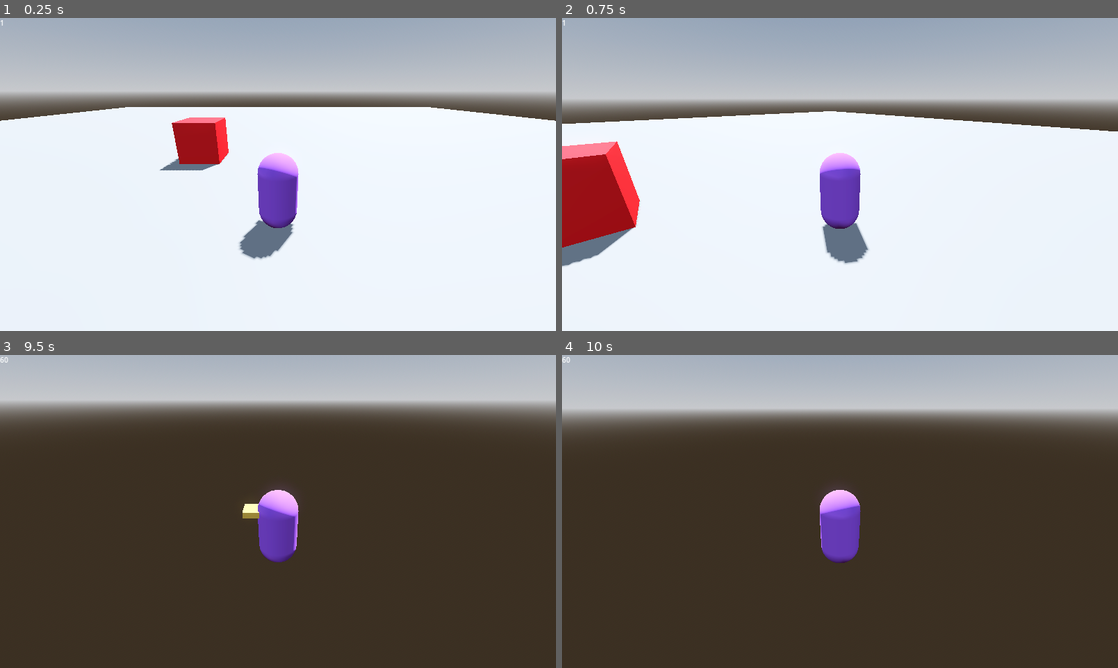
Above: before the commit, frames 1-4 (two rows, left to right).
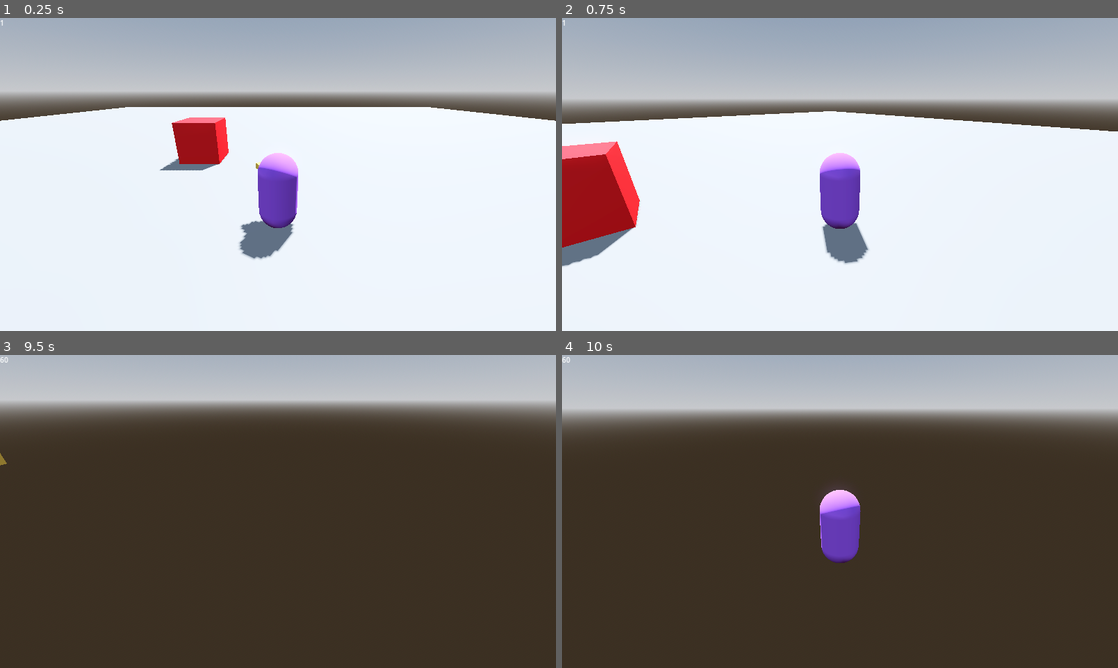
Above: after the commit, the same moments.

Repository: Boyquotes/my-cool-game-modified
Game: Godot game, scene res://scenes/test_camera_scene/test_camera_scene.tscn
Two runs of this game, one before a commit and one after it. Both use one fixed random seed, a clock stepped at 60 frames per second and the inputs below.
Inputs (mouse positions are in pixels of both pictures, inside the frame that each line leads up to):
- Up to frame 1 (0.25 s): no input
- Up to frame 2 (0.75 s): tap Enter at 0.5 s; move the mouse to (867, 174) at 0.52 s; hold W (move_up) from 0.53 s (still down); hold Shift (run) from 0.53 s (still down)
- Up to frame 3 (9.5 s): tap Space (jump) at 0.77, 1.52, 3.02, 3.77, 4.52, 6.02, 6.77, 7.52, 8, 9.02 s; move the mouse to (250, 511) at 1.27 s; release Shift (run) at 1.28 s; tap Shift (run) every 1.5 s from 1.35 to 8.85 s; move the mouse to (289, 505) at 2.02 s; hold Shift (run) 2.03-2.78 s; move the mouse to (272, 517) at 2.77 s; move the mouse to (316, 514) at 3.52 s; hold Shift (run) 3.53-4.28 s; move the mouse to (233, 508) at 4.27 s; move the mouse to (283, 511) at 5.02 s; hold Shift (run) 5.03-5.78 s; move the mouse to (255, 505) at 5.77 s; release W (move_up) at 5.78 s; hold D (move_right) 5.78-6.53 s; move the mouse to (305, 511) at 6.52 s; hold Shift (run) 6.53-7.28 s; hold W (move_up) 6.53-8.78 s; move the mouse to (250, 511) at 7.27 s; move the mouse to (289, 505) at 8.02 s; hold Shift (run) 8.03-8.78 s; tap Enter at 8.75 s; move the mouse to (272, 517) at 8.77 s; hold A (move_left) from 8.78 s (still down)
- Up to frame 4 (10 s): move the mouse to (878, 514) at 9.52 s; release A (move_left) at 9.53 s; hold W (move_up) from 9.53 s (still down); hold Shift (run) from 9.53 s (still down); tap Space (jump) at 9.77 s

The runs differ from the first frame. In frame 1, less than 0.1% of the frame differs, in the area x 43-54%, y 46-69%; in frame 2, less than 0.1%; in frame 3, 1.6%, in the area x 0-54%, y 31-67%; in frame 4, less than 0.1%.

Commit message:
added custom interpolation code for testing

Diff:
--- a/scenes/player/player.gd
+++ b/scenes/player/player.gd
@@ -50,13 +50,14 @@
 		v_cam.rotation.x = clamp(v_cam.rotation.x, deg_to_rad(min_camera_angle), deg_to_rad(max_camera_angle))
 
 func _process(delta: float) -> void:
-	player_movement(delta)
+	pass
 
 	#rotate the character collider to face the direction of the user input
 	if (velocity != Vector3.ZERO):
 		collider.rotation.y = lerp_angle(collider.rotation.y, atan2(-direction.x, -direction.z), turn_speed * delta)
 
-func _physics_process(_delta: float) -> void:
+func _physics_process(delta: float) -> void:
+	player_movement(delta)
 	pass
 
 ## Calculates player movement and moves the character body
--- /dev/null
+++ b/tools/godot-smoother-node-main/smoother.gd
@@ -0,0 +1,229 @@
+# MIT LICENSE
+#
+# Copyright 2022 Anatol Bogun
+#
+# Permission is hereby granted, free of charge, to any person obtaining a copy of this software and
+# associated documentation files (the "Software"), to deal in the Software without restriction,
+# including without limitation the rights to use, copy, modify, merge, publish, distribute,
+# sublicense, and/or sell copies of the Software, and to permit persons to whom the Software is
+# furnished to do so, subject to the following conditions:
+#
+# The above copyright notice and this permission notice shall be included in all copies or
+# substantial portions of the Software.
+#
+# THE SOFTWARE IS PROVIDED "AS IS", WITHOUT WARRANTY OF ANY KIND, EXPRESS OR IMPLIED, INCLUDING BUT
+# NOT LIMITED TO THE WARRANTIES OF MERCHANTABILITY, FITNESS FOR A PARTICULAR PURPOSE AND
+# NONINFRINGEMENT. IN NO EVENT SHALL THE AUTHORS OR COPYRIGHT HOLDERS BE LIABLE FOR ANY CLAIM,
+# DAMAGES OR OTHER LIABILITY, WHETHER IN AN ACTION OF CONTRACT, TORT OR OTHERWISE, ARISING FROM,
+# OUT OF OR IN CONNECTION WITH THE SOFTWARE OR THE USE OR OTHER DEALINGS IN THE SOFTWARE.
+
+
+class_name Smoother extends Node
+
+## Smoother Node
+## Version: 1.0.3
+##
+## A node type that smoothes scene nodes' properties by interpolating _physics_process steps.
+##
+## For documentation please visit https://github.com/anatolbogun/godot-smoother-node .
+
+## Node properties that are interpolated.
+## Defaults to ["position"], even if not displayed in the inspector.
+@export var properties:Array[String] = ["position"]
+
+## Apply interpolation to this node's parent.
+@export var smooth_parent: = true :
+	set (value):
+		if value == false:
+			# remove parent from _properties in case this gets toggled on and off during runtime
+			_properties.erase(get_parent())
+
+		smooth_parent = value
+
+## Apply interpolation to the recursive children of this node's parent.
+@export var recursive: = true
+
+## Explicitly include node paths in addition to the nodes that are included by other Smoother
+## settings.
+@export var includes:Array[NodePath] = []
+
+## Explicitly exclude node paths.
+## This will exclude nodes that would otherwise be included by other settings.
+@export var excludes:Array[NodePath] = []
+
+# get an array of all currently smoothed nodes; mainly for debugging performance optimisations
+var smoothed_nodes:Array[Node] :
+	get:
+		var parent: = get_parent()
+		return _get_physics_process_nodes(parent, !smooth_parent) if parent != null else [] as Array[Node]
+
+var _properties: = {}
+var _physics_process_nodes:Array[Node]
+var _physics_process_just_updated: = false
+
+
+## Reset all smoothed nodes.
+func reset() -> void:
+	_properties.clear()
+
+
+## Reset a specific node. You may want to call this when a node gets teleported.
+func reset_node(node:Node) -> void:
+	_properties.erase(node)
+
+
+## Reset a specific Node by NodePath. You may want to call this when a Node gets teleported.
+func reset_node_path(path:NodePath) -> void:
+	var node: = get_node_or_null(path)
+
+	if node != null:
+		reset_node(node)
+
+
+## Add a Node to the includes Array[NodePath].
+func add_include_node(node:Node) -> Array[NodePath]:
+	return add_include_path(get_path_to(node))
+
+
+## Add a NodePath to the includes Array[NodePath].
+func add_include_path(path:NodePath) -> Array[NodePath]:
+	return _add_unique_to_array(includes, path) as Array[NodePath]
+
+
+## Remove a Node from the includes Array[NodePath].
+func remove_include_node(node:Node) -> Array[NodePath]:
+	return remove_include_path(get_path_to(node))
+
+
+## Remove a NodePath from the includes Array[NodePath].
+func remove_include_path(path:NodePath) -> Array[NodePath]:
+	return _remove_all_from_array(includes, path) as Array[NodePath]
+
+
+## Add a Node to the excludes Array[NodePath].
+func add_exclude_node(node:Node) -> Array[NodePath]:
+	return add_exclude_path(get_path_to(node))
+
+
+## Add a NodePath to the excludes Array[NodePath].
+func add_exclude_path(path:NodePath) -> Array[NodePath]:
+	return _add_unique_to_array(excludes, path) as Array[NodePath]
+
+
+## Remove a Node from the excludes Array[NodePath].
+func remove_exclude_node(node:Node) -> Array[NodePath]:
+	return remove_exclude_path(get_path_to(node))
+
+
+## Remove a NodePath from the excludes Array[NodePath].
+func remove_exclude_path(path:NodePath) -> Array[NodePath]:
+	return _remove_all_from_array(excludes, path) as Array[NodePath]
+
+
+## Add an item to an array unless the array already contains that item.
+func _add_unique_to_array(array:Array, item:Variant) -> Array:
+	if !array.has(item):
+		array.push_back(item)
+
+	return array
+
+
+## Remove all array items that match item.
+func _remove_all_from_array(array:Array, item:Variant) -> Array:
+	while array.has(item):
+		array.erase(item)
+
+	return array
+
+
+## Apply interpolation to all smoothed_nodes supported properties.
+func _process(_delta: float) -> void:
+	for node in _physics_process_nodes:
+		if !_properties.has(node): continue
+
+		for property in _properties[node]:
+			var values = _properties[node][property]
+
+			if values.size() == 2:
+				if _physics_process_just_updated:
+					values[1] = node[property]
+
+				node[property] = lerp(values[0], values[1], Engine.get_physics_interpolation_fraction())
+
+	_physics_process_just_updated = false
+
+
+## Store all smoothed_nodes' relevant properties of the previous (origin) and this (target)
+## _physics_process frames for interpolation in the upcoming _process frames and apply the origin
+## values.
+func _physics_process(_delta: float) -> void:
+	var parent: = get_parent()
+	if parent == null: return
+
+	# move this node to the top of the parent tree (typically a scene's root node) so that it is
+	# called before all other _physics_processes
+	parent.move_child(self, 0)
+
+	if smooth_parent:
+		process_priority = parent.process_priority - 1
+
+	# update the relevant nodes once per _physics_process
+	_physics_process_nodes = _get_physics_process_nodes(parent, !smooth_parent)
+
+	# clean up _properties
+	for key in _properties.keys():
+		if !_physics_process_nodes.has(key):
+			_properties.erase(key)
+
+	for node in _physics_process_nodes:
+		if !_properties.has(node):
+			# called on the first frame after a node was added to _properties
+			_properties[node] = {}
+
+			# clean up _properties when a node exited the tree
+			node.tree_exited.connect(func (): _properties.erase(node))
+
+		for property in properties:
+			if ! property in node: continue
+
+			if !_properties[node].has(property):
+				# called on the first frame after a node was added to _properties
+				_properties[node][property] = [node[property]]
+			elif _properties[node][property].size() < 2:
+				# called on the second frame after a node was added to _properties
+				_properties[node][property].push_front(_properties[node][property][0])
+				_properties[node][property][1] = node[property]
+			else:
+				_properties[node][property][0] = _properties[node][property][1]
+				node[property] = _properties[node][property][0]
+
+	_physics_process_just_updated = true
+
+
+## Get the relevant nodes to be smoothed based on this node's tree position and properties.
+func _get_physics_process_nodes(node: Node, ignore_node: = false, with_includes: = true) -> Array[Node]:
+	var nodes:Array[Node]
+
+	nodes.assign(includes.map(
+		get_node_or_null
+	).filter(
+		func (node:Node) -> bool: return node != null && !excludes.has(get_path_to(node))
+	) if with_includes else [])
+
+	if (
+		!ignore_node
+		&& node != self
+		&& !node is RigidBody2D
+		&& !node is RigidBody3D
+		&& !nodes.has(node)
+		&& !excludes.has(get_path_to(node))
+		&& node.has_method("_physics_process")
+	):
+		nodes.push_back(node)
+
+	if recursive:
+		for child in node.get_children():
+			for nested_node in _get_physics_process_nodes(child, false, false):
+				_add_unique_to_array(nodes, nested_node)
+
+	return nodes
Binary file added: tools/godot-smoother-node-main/icon.png
Not shown, added: tools/godot-smoother-node-main/icon.png.import
Not shown, added: tools/godot-smoother-node-main/LICENSE
Not shown, added: tools/godot-smoother-node-main/README.md
